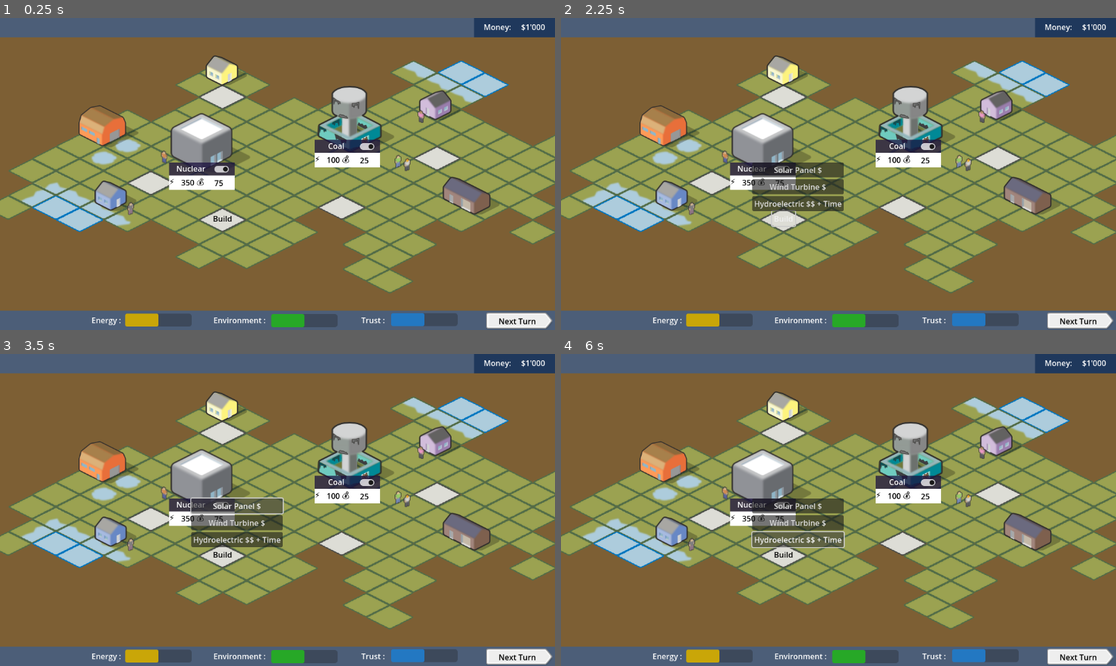
Above: before the commit, frames 1-4 (two rows, left to right).
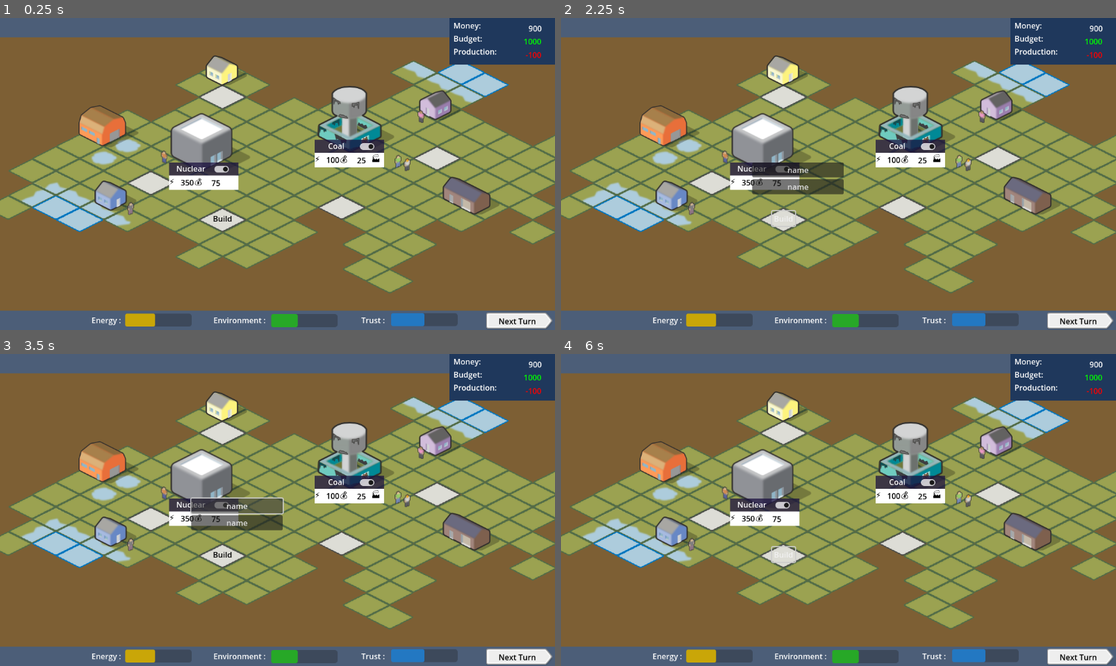
Above: after the commit, the same moments.

Repository: astonedf/SURE_PoC
Game: Godot game, scene res://Scenes/world.tscn
The game is run twice, just before and just after one commit, with the same random seed, the same clock (stepped at 60 frames per second) and the same inputs.
Inputs (mouse positions are in pixels of both pictures, inside the frame that each line leads up to):
- Up to frame 1 (0.25 s): no input
- Up to frame 2 (2.25 s): click "Next Turn" at 0.5 s; click "Next Turn" at 1.25 s; click "Build" at 2 s
- Up to frame 3 (3.5 s): click (238, 506) at 2.75 s, where only the run before the commit has a clickable "Solar Panel $"
- Up to frame 4 (6 s): click (799, 506) at 3.5 s, where only the run after the commit has a clickable "name"; click (799, 522) at 4.25 s, where only the run before the commit has a clickable "Wind Turbine $"; click (799, 522) at 5 s, where only the run after the commit has a clickable "name"; click (799, 538) at 5.75 s, where only the run before the commit has a clickable "Hydroelectric $$ + Time"

The runs differ from the first frame. In frame 1, 2.4% of the frame differs, in the area x 27-100%, y 0-100%; in frame 2, 3.4%; in frame 3, 3.4%; in frame 4, 4.7%.

Commit message:
bars connected

Diff:
--- /dev/null
+++ b/SURE/Context.gd
@@ -0,0 +1,15 @@
+extends Node2D
+
+var energy: int = 0
+var env: int = 0
+var trust: int = 0
+
+
+# Called when the node enters the scene tree for the first time.
+func _ready():
+	pass # Replace with function body.
+
+
+# Called every frame. 'delta' is the elapsed time since the previous frame.
+func _process(delta):
+	pass
--- a/SURE/Scenes/build_button.gd
+++ b/SURE/Scenes/build_button.gd
@@ -1,9 +1,18 @@
 extends Button
 
-
+@export var button_list: Array = []
 # Called when the node enters the scene tree for the first time.
 func _ready():
-	pass # Replace with function body.
+	for item in button_list:
+		var button = Button.new()
+		button.text = item[0]
+		#button.pressed.connect(button, _on_button_pressed)
+		button.pressed.connect(_on_button_pressed.bind(item[1]))
+
+
+
+
+		$Control.add_child(button)
 
 
 # Called every frame. 'delta' is the elapsed time since the previous frame.
@@ -13,3 +22,6 @@
 
 func _on_pressed():
 	$Control.visible = !$Control.visible
+
+func _on_button_pressed(button):
+	print(button)
--- a/SURE/Scenes/build_button.tscn
+++ b/SURE/Scenes/build_button.tscn
@@ -14,6 +14,7 @@
 text = "Build"
 flat = true
 script = ExtResource("1_ly2d2")
+button_list = [["name", 100], ["name", 50]]
 
 [node name="Control" type="VBoxContainer" parent="."]
 visible = false
@@ -22,16 +23,4 @@
 offset_top = -101.0
 offset_right = 149.0
 
-[node name="Button" type="Button" parent="Control"]
-layout_mode = 2
-text = "Solar Panel $"
-
-[node name="Button2" type="Button" parent="Control"]
-layout_mode = 2
-text = "Wind Turbine $"
-
-[node name="Button3" type="Button" parent="Control"]
-layout_mode = 2
-text = "Hydroelectric $$ + Time"
-
 [connection signal="pressed" from="." to="." method="_on_pressed"]
--- /dev/null
+++ b/SURE/Scenes/context.tscn
@@ -0,0 +1,6 @@
+[gd_scene load_steps=2 format=3 uid="uid://lm7qe3tugxbl"]
+
+[ext_resource type="Script" path="res://Context.gd" id="1_vxxw8"]
+
+[node name="Context" type="Node2D"]
+script = ExtResource("1_vxxw8")
--- a/SURE/Scenes/energy_plant.tscn
+++ b/SURE/Scenes/energy_plant.tscn
@@ -14,7 +14,7 @@
 [node name="ColorRect" type="ColorRect" parent="."]
 offset_left = -88.0
 offset_top = 41.0
-offset_right = 48.0
+offset_right = 56.0
 offset_bottom = 69.0
 color = Color(0.109804, 0.0705882, 0.25098, 0.74902)
 
@@ -30,7 +30,7 @@
 [node name="ColorRect2" type="ColorRect" parent="."]
 offset_left = -88.0
 offset_top = 68.0
-offset_right = 48.0
+offset_right = 56.0
 offset_bottom = 98.0
 metadata/_edit_group_ = true
 
@@ -39,14 +39,27 @@
 offset_right = 101.0
 offset_bottom = 31.0
 theme_override_colors/font_color = Color(0, 0, 0, 1)
-text = "⚡           💰"
+text = "⚡          💰         "
+vertical_alignment = 1
+
+[node name="Poll" type="Label" parent="ColorRect2"]
+visible = false
+layout_mode = 0
+offset_left = 112.0
+offset_right = 144.0
+offset_bottom = 31.0
+tooltip_text = "This plant produces CO2"
+mouse_filter = 0
+theme_override_colors/font_color = Color(0, 0, 0, 1)
+text = "🏭"
+horizontal_alignment = 1
 vertical_alignment = 1
 
 [node name="Label2" type="Label" parent="ColorRect2"]
 layout_mode = 0
-offset_left = 25.0
+offset_left = 24.0
 offset_top = 3.0
-offset_right = 53.0
+offset_right = 52.0
 offset_bottom = 26.0
 theme_override_colors/font_color = Color(0, 0, 0, 1)
 horizontal_alignment = 1
@@ -54,9 +67,9 @@
 
 [node name="Label3" type="Label" parent="ColorRect2"]
 layout_mode = 0
-offset_left = 90.0
+offset_left = 84.0
 offset_top = 4.0
-offset_right = 117.0
+offset_right = 111.0
 offset_bottom = 27.0
 theme_override_colors/font_color = Color(0, 0, 0, 1)
 horizontal_alignment = 1
@@ -91,5 +104,6 @@
 position = Vector2(-4, -5)
 polygon = PackedVector2Array(-7, 48, -84, 47, -83, 4, -82, -42, -7, -39, 61, -38, 74, 2, 61, 44)
 
+[connection signal="toggled" from="Switch" to="." method="_on_switch_toggled"]
 [connection signal="mouse_entered" from="Area2D" to="." method="_on_area_2d_mouse_entered"]
 [connection signal="mouse_exited" from="Area2D" to="." method="_on_area_2d_mouse_exited"]
--- /dev/null
+++ b/SURE/Scenes/sub_build_button.tscn
@@ -0,0 +1,8 @@
+[gd_scene load_steps=2 format=3 uid="uid://c0mknn0n70i83"]
+
+[ext_resource type="Script" path="res://SubBuildButton.gd" id="1_o1llq"]
+
+[node name="SubBuildButton" type="Button"]
+offset_right = 8.0
+offset_bottom = 8.0
+script = ExtResource("1_o1llq")
--- /dev/null
+++ b/SURE/Scenes/ui.gd
@@ -0,0 +1,32 @@
+extends CanvasLayer
+
+@export var energy: int = 0
+@export var env: int = 0
+@export var trust: int = 0
+
+@export var money: int = 1000
+@export var prod: int = 0
+# Called when the node enters the scene tree for the first time.
+func _ready():
+	$ColorRect/Label/Energy.value = energy
+	$ColorRect/Label2/Env.value = env
+	$ColorRect/Label3/Trust.value = trust
+
+	$ColorRect2/ColorRect/money.text = str(money - prod)
+	$ColorRect2/ColorRect/budget.text = str(money)
+	$ColorRect2/ColorRect/prod.text = str(prod)
+
+
+# Called every frame. 'delta' is the elapsed time since the previous frame.
+func _process(delta):
+	pass
+
+
+func update_ui():
+	$ColorRect/Label/Energy.value = energy
+	$ColorRect/Label2/Env.value = env
+	$ColorRect/Label3/Trust.value = trust
+
+	$ColorRect2/ColorRect/money.text = str(money - prod)
+	$ColorRect2/ColorRect/budget.text = str(money)
+	$ColorRect2/ColorRect/prod.text = "-" + str(prod)
--- a/SURE/Scenes/ui.tscn
+++ b/SURE/Scenes/ui.tscn
@@ -1,5 +1,6 @@
-[gd_scene load_steps=5 format=3 uid="uid://c16uhcush6cp1"]
+[gd_scene load_steps=6 format=3 uid="uid://c16uhcush6cp1"]
 
+[ext_resource type="Script" path="res://Scenes/ui.gd" id="1_ebpph"]
 [ext_resource type="Texture2D" uid="uid://jxfbng7wapfp" path="res://grey_sliderRight.png" id="1_v6q86"]
 
 [sub_resource type="StyleBoxFlat" id="StyleBoxFlat_bw2n7"]
@@ -25,6 +26,9 @@
 
 [node name="UI" type="CanvasLayer"]
 follow_viewport_enabled = true
+script = ExtResource("1_ebpph")
+env = 50
+trust = 50
 
 [node name="ColorRect" type="ColorRect" parent="."]
 custom_minimum_size = Vector2(0, 40)
@@ -37,6 +41,7 @@
 color = Color(0.298039, 0.368627, 0.470588, 1)
 
 [node name="GreySliderRight" type="NinePatchRect" parent="ColorRect"]
+layout_mode = 0
 offset_left = 1009.0
 offset_top = 4.0
 offset_right = 1146.0
@@ -68,13 +73,15 @@
 size_flags_horizontal = 0
 text = "Energy :"
 
-[node name="ProgressBar" type="ProgressBar" parent="ColorRect/Label"]
+[node name="Energy" type="ProgressBar" parent="ColorRect/Label"]
 layout_mode = 0
 offset_left = 70.0
 offset_top = -2.0
 offset_right = 208.0
 offset_bottom = 25.0
 theme_override_styles/fill = SubResource("StyleBoxFlat_bw2n7")
+max_value = 1000.0
+step = 1.0
 value = 50.0
 show_percentage = false
 
@@ -87,7 +94,7 @@
 size_flags_horizontal = 0
 text = "Environment : "
 
-[node name="ProgressBar" type="ProgressBar" parent="ColorRect/Label2"]
+[node name="Env" type="ProgressBar" parent="ColorRect/Label2"]
 layout_mode = 0
 offset_left = 120.0
 offset_top = -1.0
@@ -106,7 +113,7 @@
 size_flags_horizontal = 0
 text = "Trust :"
 
-[node name="ProgressBar" type="ProgressBar" parent="ColorRect/Label3"]
+[node name="Trust" type="ProgressBar" parent="ColorRect/Label3"]
 layout_mode = 0
 offset_left = 62.0
 offset_top = -3.0
@@ -130,15 +137,59 @@
 anchors_preset = 1
 anchor_left = 1.0
 anchor_right = 1.0
-offset_left = -168.0
-offset_bottom = 40.0
+offset_left = -219.0
+offset_bottom = 97.0
 grow_horizontal = 0
 color = Color(0.1224, 0.2214, 0.36, 1)
 
-[node name="Label" type="Label" parent="ColorRect2/ColorRect"]
+[node name="VBoxContainer" type="VBoxContainer" parent="ColorRect2/ColorRect"]
 layout_mode = 0
-offset_right = 168.0
-offset_bottom = 38.0
-text = "Money:     $1'000"
-horizontal_alignment = 1
+offset_top = 4.0
+offset_right = 98.0
+offset_bottom = 90.0
+
+[node name="Label" type="Label" parent="ColorRect2/ColorRect/VBoxContainer"]
+layout_mode = 2
+text = "  Money:"
 vertical_alignment = 1
+
+[node name="Label3" type="Label" parent="ColorRect2/ColorRect/VBoxContainer"]
+layout_mode = 2
+text = "  Budget:"
+vertical_alignment = 1
+
+[node name="Label2" type="Label" parent="ColorRect2/ColorRect/VBoxContainer"]
+layout_mode = 2
+text = "  Production: "
+vertical_alignment = 1
+
+[node name="money" type="Label" parent="ColorRect2/ColorRect"]
+layout_mode = 0
+offset_left = 101.0
+offset_right = 192.0
+offset_bottom = 44.0
+text = "000"
+horizontal_alignment = 2
+vertical_alignment = 1
+
+[node name="prod" type="Label" parent="ColorRect2/ColorRect"]
+layout_mode = 0
+offset_left = 51.0
+offset_top = 57.0
+offset_right = 191.0
+offset_bottom = 97.0
+theme_override_colors/font_color = Color(1, 0, 0, 1)
+text = "000"
+horizontal_alignment = 2
+vertical_alignment = 1
+
+[node name="budget" type="Label" parent="ColorRect2/ColorRect"]
+layout_mode = 0
+offset_left = 49.0
+offset_top = 29.0
+offset_right = 191.0
+offset_bottom = 69.0
+theme_override_colors/font_color = Color(0, 1, 0, 1)
+text = "000"
+horizontal_alignment = 2
+vertical_alignment = 1
--- a/SURE/Scenes/world.tscn
+++ b/SURE/Scenes/world.tscn
@@ -12,7 +12,6 @@
 [ext_resource type="Texture2D" uid="uid://cvdjme5hto1ao" path="res://Assets/People/people_1_b.png" id="8_wpqsw"]
 [ext_resource type="Texture2D" uid="uid://dkoss0mydp0kj" path="res://Assets/People/people_4_b.png" id="9_a5p6h"]
 [ext_resource type="Texture2D" uid="uid://dfb8j0dgkthdj" path="res://Assets/Buildings/water_tower_b_damaged.png" id="9_swixi"]
-[ext_resource type="PackedScene" uid="uid://c16uhcush6cp1" path="res://Scenes/ui.tscn" id="10_3jten"]
 [ext_resource type="Texture2D" uid="uid://bhfxrylm2sf5h" path="res://Assets/People/people_5_d.png" id="10_qpcoi"]
 [ext_resource type="Texture2D" uid="uid://bskqc02rhk72n" path="res://Assets/People/people_6_c.png" id="11_col61"]
 [ext_resource type="PackedScene" uid="uid://cpg775rckpcto" path="res://Scenes/build_button.tscn" id="16_pnu0i"]
@@ -74,37 +73,36 @@
 position = Vector2(874, 205)
 texture = ExtResource("11_col61")
 
-[node name="EnergyPlant" parent="." instance=ExtResource("7_6x5m2")]
+[node name="Nuclear" parent="." instance=ExtResource("7_6x5m2")]
 position = Vector2(439, 259)
 energy = 350
 cost = 75
 metadata/_edit_group_ = true
 
-[node name="Sprite2D" parent="EnergyPlant" index="0"]
+[node name="Sprite2D" parent="Nuclear" index="0"]
 texture = ExtResource("8_7d7gc")
 
-[node name="Label" parent="EnergyPlant/ColorRect" index="0"]
+[node name="Label" parent="Nuclear/ColorRect" index="0"]
 text = "Nuclear"
 
-[node name="CollisionPolygon2D" parent="EnergyPlant/Area2D" index="0"]
+[node name="CollisionPolygon2D" parent="Nuclear/Area2D" index="0"]
 polygon = PackedVector2Array(-16, 65, -84, 31, -89, -28, -22, -64, 46, -31, 45, 28)
 
-[node name="EnergyPlant2" parent="." instance=ExtResource("7_6x5m2")]
+[node name="Coal" parent="." instance=ExtResource("7_6x5m2")]
 position = Vector2(741, 212)
 energy = 100
 cost = 25
+poll = true
 metadata/_edit_group_ = true
 
-[node name="Sprite2D" parent="EnergyPlant2" index="0"]
+[node name="Sprite2D" parent="Coal" index="0"]
 texture = ExtResource("9_swixi")
 
-[node name="Label" parent="EnergyPlant2/ColorRect" index="0"]
+[node name="Label" parent="Coal/ColorRect" index="0"]
 text = "Coal"
 
-[node name="CollisionPolygon2D" parent="EnergyPlant2/Area2D" index="0"]
+[node name="CollisionPolygon2D" parent="Coal/Area2D" index="0"]
 polygon = PackedVector2Array(-10, 67, -80, 37, -83, 11, -54, -4, -49, -61, -13, -69, 18, -57, 17, -11, 51, 11, 54, 35)
-
-[node name="UI" parent="." instance=ExtResource("10_3jten")]
 
 [node name="BuildButton" parent="." instance=ExtResource("16_pnu0i")]
 offset_left = 438.0
@@ -112,5 +110,5 @@
 offset_right = 486.0
 offset_bottom = 432.0
 
-[editable path="EnergyPlant"]
-[editable path="EnergyPlant2"]
+[editable path="Nuclear"]
+[editable path="Coal"]
--- /dev/null
+++ b/SURE/SubBuildButton.gd
@@ -0,0 +1,11 @@
+extends Button
+
+
+# Called when the node enters the scene tree for the first time.
+func _ready():
+	pass # Replace with function body.
+
+
+# Called every frame. 'delta' is the elapsed time since the previous frame.
+func _process(delta):
+	pass
--- a/SURE/project.godot
+++ b/SURE/project.godot
@@ -15,6 +15,11 @@
 config/features=PackedStringArray("4.0", "GL Compatibility")
 config/icon="res://icon.svg"
 
+[autoload]
+
+Context="*res://Scenes/context.tscn"
+Ui="*res://Scenes/ui.tscn"
+
 [display]
 
 window/per_pixel_transparency/allowed=true
--- a/SURE/src/energy_plant.gd
+++ b/SURE/src/energy_plant.gd
@@ -2,12 +2,22 @@
 
 @export var energy : int
 @export var cost : int
+@export var poll: bool = false
+@export var poll_value: int = 10
+
+@onready var Global = get_node("/root/Ui")
 # Called when the node enters the scene tree for the first time.
 func _ready():
 	$ColorRect2/Label2.text = str(energy)
 	$ColorRect2/Label3.text = str(cost)
+	Global.energy += energy
+	Global.prod += cost
+	if poll:
+		Global.env -= poll_value
+	Global.update_ui()
 
-
+	if poll:
+		$ColorRect2/Poll.visible = true
 # Called every frame. 'delta' is the elapsed time since the previous frame.
 func _process(delta):
 	pass
@@ -19,3 +29,18 @@
 
 func _on_area_2d_mouse_exited():
 	pass
+
+
+func _on_switch_toggled(button_pressed):
+	if button_pressed:
+		Global.energy += energy
+		Global.prod += cost
+		if poll:
+			Global.env -= poll_value
+		Global.update_ui()
+	else:
+		Global.energy -= energy
+		Global.prod -= cost
+		if poll:
+			Global.env += poll_value
+		Global.update_ui()
Not shown: 1 places in SURE/Scenes/world.tscn that only renumber resources
